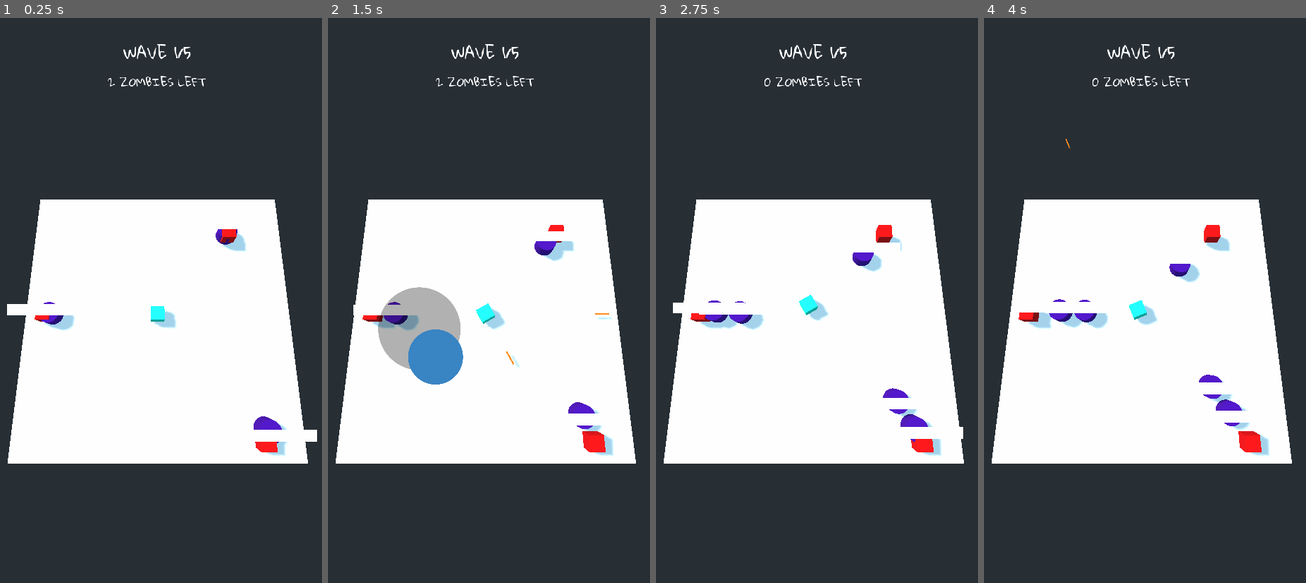
Above: before the commit, frames 1-4 (left to right).
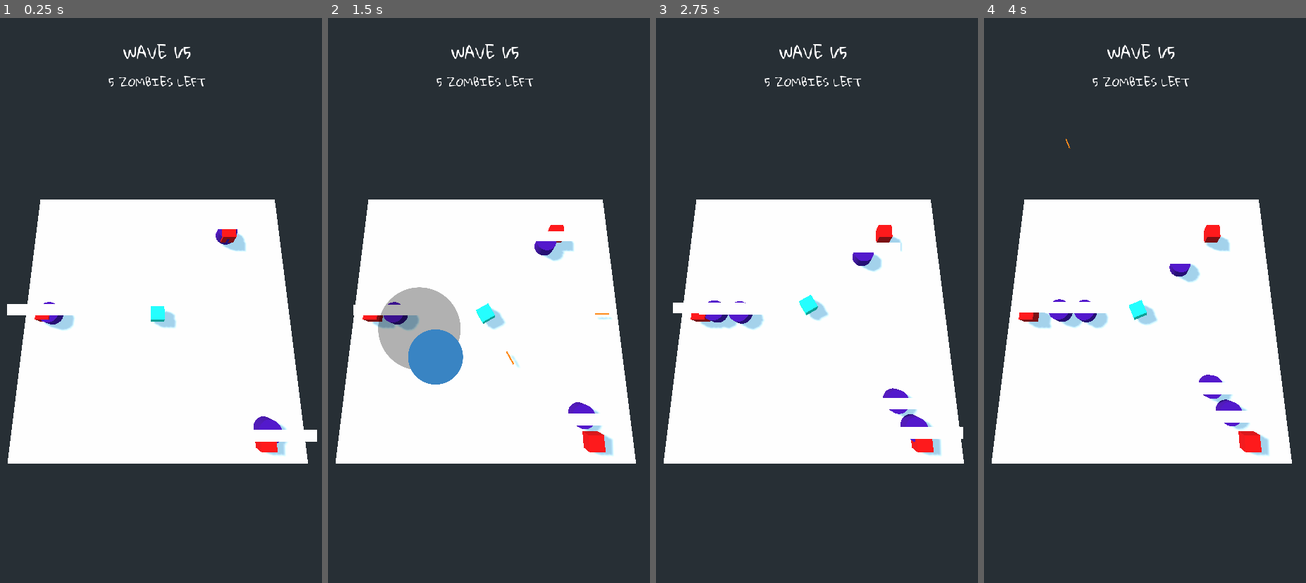
Above: after the commit, the same moments.

Repository: jeffsieu/coma-dash
Game: Godot game, scene res://MainLevel.tscn
Same seed, same stepped clock (60 frames per second), same inputs: the game is played once before the commit and once after it.
Inputs (mouse positions are in pixels of both pictures, inside the frame that each line leads up to):
- Up to frame 1 (0.25 s): no input
- Up to frame 2 (1.5 s): move the mouse to (556, 272) at 0.52 s; click (556, 272) at 0.67 s; drag from (418, 328) to (469, 413) at 1.27 s
- Up to frame 3 (2.75 s): move the mouse to (845, 176) at 2.02 s; click (845, 176) at 2.17 s
- Up to frame 4 (4 s): drag from (1125, 413) to (1041, 215) at 2.77 s; move the mouse to (1238, 385) at 3.52 s; click (1238, 385) at 3.67 s

The runs differ from the first frame. In frame 1, 0.2% of the frame differs, in the area x 33-64%, y 10-13%; in frame 2, 0.2%; in frame 3, 0.2%; in frame 4, 0.2%.

Commit message:
Fix zombies left text

Diff:
--- a/GUI.gd
+++ b/GUI.gd
@@ -5,11 +5,13 @@
 func _ready():
 	var level_manager = $"/root/Level/LevelManager"
 	level_manager.connect("wave_changed", self, "on_wave_changed")
-	level_manager.connect("enemy_spawned", self, "on_enemy_spawned")
+	level_manager.connect("enemy_died", self, "on_enemy_died")
 	$WaveCounter.text = "WAVE %s/%s" % [level_manager.current_wave_count, level_manager.wave_count]
+	$ZombiesLeft.text = "%d ZOMBIES LEFT" % level_manager.current_wave.total_count
 
 func on_wave_changed(wave, wave_count, total_wave_count):
 	$WaveCounter.text = "WAVE %d/%d" % [wave_count, total_wave_count]
+	$ZombiesLeft.text = "%d ZOMBIES LEFT" % wave.total_count
 
-func on_enemy_spawned(spawned, total):
-	$ZombiesLeft.text = "%d ZOMBIES LEFT" % (total - spawned)
+func on_enemy_died(died, total):
+	$ZombiesLeft.text = "%d ZOMBIES LEFT" % (total - died)
--- a/LevelManager/LevelManager.gd
+++ b/LevelManager/LevelManager.gd
@@ -7,7 +7,7 @@
 var wave_count = 5
 
 signal wave_changed
-signal enemy_spawned
+signal enemy_died
 
 func _ready():
 	spawn_wave()
@@ -16,16 +16,15 @@
 	pass
 
 func spawn_wave():
-	var wave = Wave.new(self, 5)
-	wave.connect("spawned_count_changed", self, "on_spawned_count_changed")
-	wave.connect("ended", self, "on_wave_ended")
-	current_wave = wave
+	current_wave = Wave.new(self, 5)
+	current_wave.connect("enemy_died", self, "on_enemy_died")
+	current_wave.connect("ended", self, "on_wave_ended")
+	emit_signal("wave_changed", current_wave, current_wave_count, wave_count)
 	current_wave_count += 1
-	wave.start()
-	emit_signal("wave_changed", current_wave, current_wave_count, wave_count)
+	current_wave.start()
 
-func on_spawned_count_changed(spawned, total):
-	emit_signal("enemy_spawned", spawned, total)
+func on_enemy_died(died, total):
+	emit_signal("enemy_died", died, total)
 
 func on_wave_ended(wave):
 	if current_wave_count == wave_count:
--- a/LevelManager/Wave.gd
+++ b/LevelManager/Wave.gd
@@ -3,13 +3,12 @@
 var spawned_count = 0
 var dead_count = 0
 
-signal spawned_count_changed
+signal enemy_died
 signal ended
 
 func _init(level_manager, total_count):
 	self.level_manager = level_manager
 	self.total_count = total_count
-	emit_signal("spawned_count_changed")
 
 func start():
 	level_manager.get_tree().call_group("spawners", "start", self)
@@ -22,12 +21,11 @@
 
 func on_enemy_spawned():
 	spawned_count += 1
-	emit_signal("spawned_count_changed", spawned_count, total_count)
-	print(spawned_count, total_count)
 	if spawned_count >= total_count:
 		stop_spawners()
 
 func on_enemy_died():
 	dead_count += 1
+	emit_signal("enemy_died", dead_count, total_count)
 	if dead_count == total_count:
 		end()
--- a/MainLevel.tscn
+++ b/MainLevel.tscn
@@ -98,5 +98,5 @@
 margin_right = 536.0
 margin_bottom = 102.0
 custom_fonts/font = ExtResource( 9 )
-text = "10 ZOMBIES LEFT"
+text = "ZOMBIES LEFT"
 align = 1
